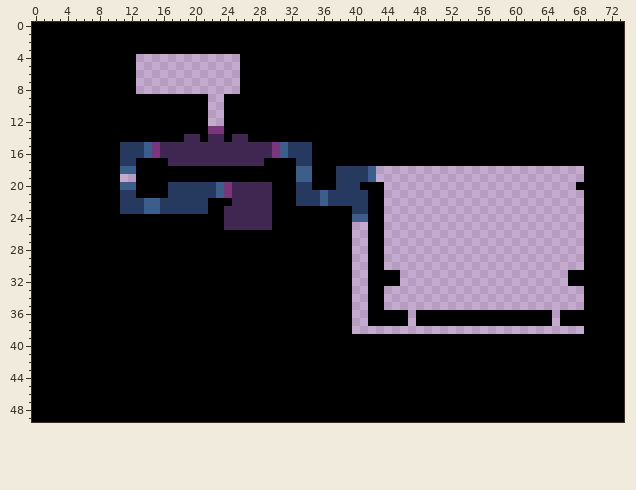
Pixel-art file, stored at stealth project/Assets/1_Sprites/Level Layouts/uno.aseprite. Above: the version before the commit.
74x50 pixels, 1 frame.
Now the later version:
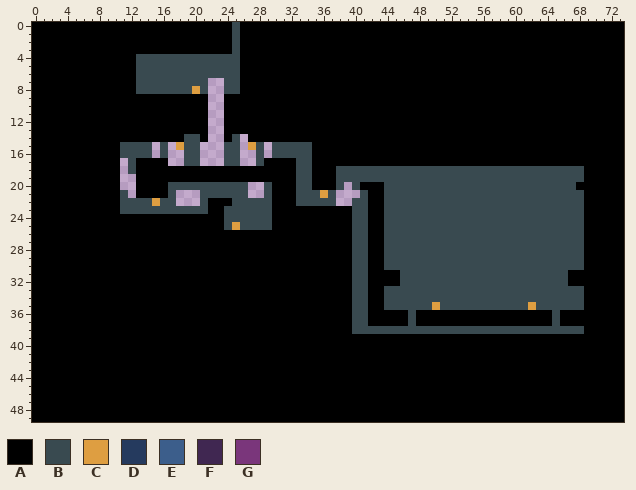
Palette (. is transparent): A #000000  B #394a50  C #de9e41  D #253a5e  E #3c5e8b  F #402751  G #7a367b
The edit:
layer "back layer" added
layer "main layer" added
layer "Layer 1" removed
Changed rows in their new state; - is an unchanged pixel.
first column x 13:
 0 ------------B
 1 ------------B
 2 ------------B
 3 ------------B
 4 BBBBBBBBBBBBB
 5 BBBBBBBBBBBBB
 6 BBBBBBBBBBBBB
 7 BBBBBBBBB--BB
 8 BBBBBBBCB--BB
first column x 11:
13 -----------..---------------------------------------------
14 --------BB-..-B.------------------------------------------
15 BBBB.B.CBB...BB.CB.BBBBB----------------------------------
16 BBBB.B..BB...BB..B.BBBBB----------------------------------
17 .B----..BB...BB..B----BB----------------------------------
18 .B--------------------BB---BBBBBBBBBBBBBBBBBBBBBBBBBBBBBBB
19 ----------------------BB---BBBBBBBBBBBBBBBBBBBBBBBBBBBBBBB
20 ..----BBBBBBBBBB..B---BB---B.B---BBBBBBBBBBBBBBBBBBBBBBBB-
21 B.----B...BBBBBB..B---BBBCB...B--BBBBBBBBBBBBBBBBBBBBBBBBB
22 BBBBCBB...B---BBBBB---BBBBB..BB--BBBBBBBBBBBBBBBBBBBBBBBBB
23 BBBBBBBBBBB--BBBBBB----------BB--BBBBBBBBBBBBBBBBBBBBBBBBB
24 -------------BBBBBB----------BB--BBBBBBBBBBBBBBBBBBBBBBBBB
25 -------------BCBBBB----------BB--BBBBBBBBBBBBBBBBBBBBBBBBB
26 -----------------------------BB--BBBBBBBBBBBBBBBBBBBBBBBBB
27 -----------------------------BB--BBBBBBBBBBBBBBBBBBBBBBBBB
28 -----------------------------BB--BBBBBBBBBBBBBBBBBBBBBBBBB
29 -----------------------------BB--BBBBBBBBBBBBBBBBBBBBBBBBB
30 -----------------------------BB--BBBBBBBBBBBBBBBBBBBBBBBBB
31 -----------------------------BB----BBBBBBBBBBBBBBBBBBBBB--
32 -----------------------------BB----BBBBBBBBBBBBBBBBBBBBB--
33 -----------------------------BB--BBBBBBBBBBBBBBBBBBBBBBBBB
34 -----------------------------BB--BBBBBBBBBBBBBBBBBBBBBBBBB
35 -----------------------------BB--BBBBBBCBBBBBBBBBBBCBBBBBB
36 -----------------------------BB-----B-----------------B---
37 -----------------------------BB-----B-----------------B---
38 -----------------------------BBBBBBBBBBBBBBBBBBBBBBBBBBBBB
